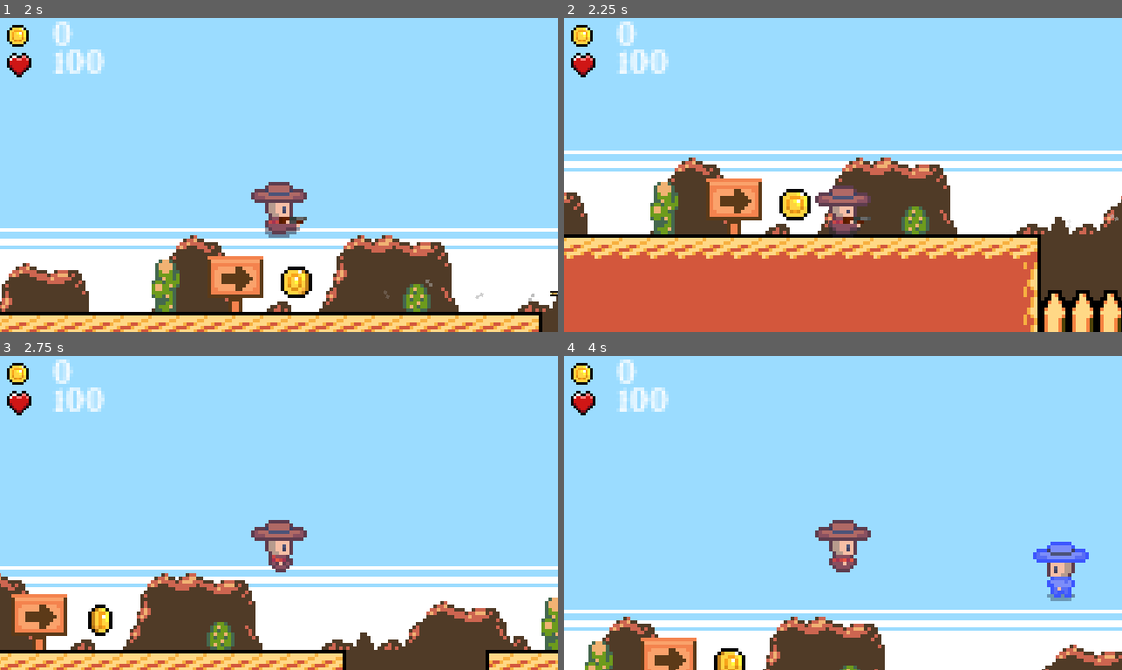
Above: before the commit, frames 1-4 (two rows, left to right).
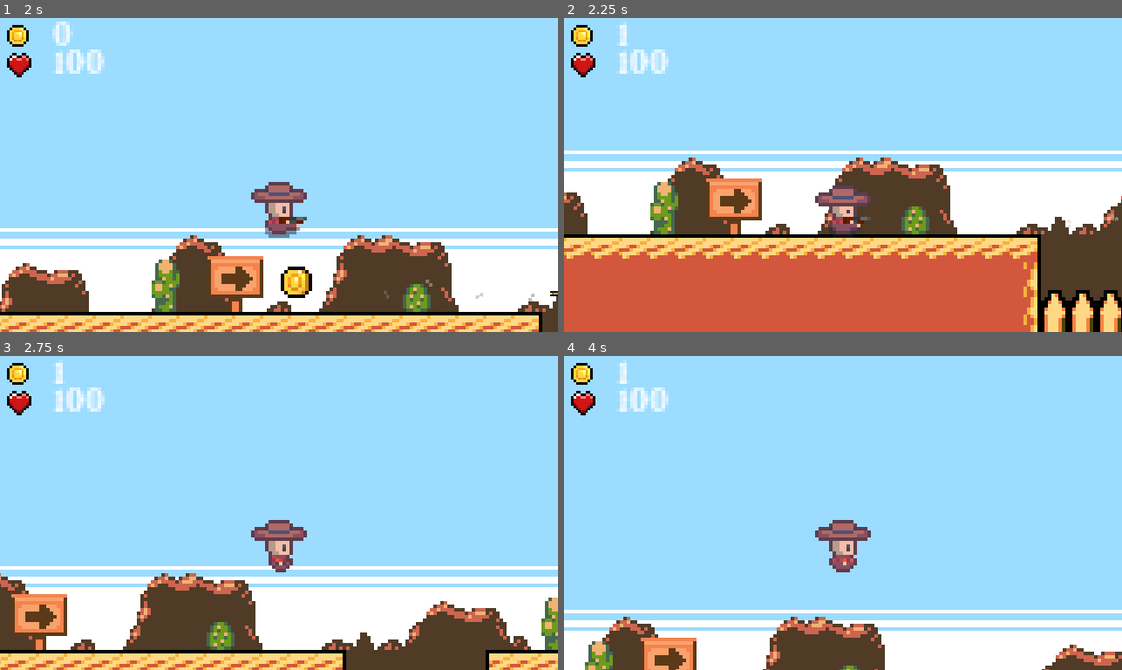
Above: after the commit, the same moments.

Repository: iltusing/hoohacks26
Game: Godot game, scene res://scenes/title.tscn
The game is run twice, just before and just after one commit, with the same random seed, the same clock (stepped at 60 frames per second) and the same inputs. Sound files missing from this copy of the repository are replaced by a short silence.
Inputs:
- Up to frame 1 (2 s): click "PLAY" at 0.5 s; hold D (move_right) from 1.28 s (still down); tap Space (shoot) at 1.35 s; tap W (jump) at 1.52 s
- Up to frame 2 (2.25 s): keep holding D (move_right); tap Space (shoot) at 2.1 s
- Up to frame 3 (2.75 s): keep holding D (move_right); tap W (jump) at 2.27 s
- Up to frame 4 (4 s): release D (move_right) at 2.78 s; hold A (move_left) 2.78-3.53 s; tap Space (shoot) at 2.85, 3.6 s; hold D (move_right) from 3.53 s (still down); tap W (jump) at 3.77 s

Frame 1 is identical in both runs. In frame 2, 0.6% of the frame differs, in the area x 9-45%, y 1-65%; in frame 3, 0.5%; in frame 4, 1.6%, in the area x 9-95%, y 1-100%.

Commit message:
Fix several enemy issues

Diff:
--- a/wild-west-game/scenes/killzone.tscn
+++ b/wild-west-game/scenes/killzone.tscn
@@ -3,7 +3,7 @@
 [ext_resource type="Script" uid="uid://bgv0lsgcwv8km" path="res://scripts/killzone.gd" id="1_xlapc"]
 
 [node name="Killzone" type="Area2D" unique_id=155024343]
-collision_mask = 4
+collision_mask = 12
 script = ExtResource("1_xlapc")
 
 [node name="Timer" type="Timer" parent="." unique_id=587728414]
--- a/wild-west-game/scenes/main.tscn
+++ b/wild-west-game/scenes/main.tscn
@@ -2662,6 +2662,10 @@
 
 [node name="Coin" parent="." unique_id=1674890837 instance=ExtResource("11_ya4ey")]
 position = Vector2(58, -8)
-
-[node name="CharacterBody2D" parent="." unique_id=1724629270 instance=ExtResource("12_eb6dy")]
+collision_layer = 4
+collision_mask = 5
+
+[node name="Enemy1" parent="." unique_id=1724629270 instance=ExtResource("12_eb6dy")]
 position = Vector2(303, -80)
+
+[connection signal="body_entered" from="Killzone" to="Enemy1" method="_on_killzone_body_entered"]
--- a/wild-west-game/scripts/enemy.gd
+++ b/wild-west-game/scripts/enemy.gd
@@ -1,14 +1,15 @@
 extends CharacterBody2D
 
-@export var walk_speed: float = 35.0
-@export var chase_speed: float = 65.0
+@export var walk_speed: float = 37.5
+@export var chase_speed: float = 37.5
 @export var jump_velocity: float = -220.0
 @export var gravity: float = 900.0
-@export var aggro_distance: float = 140.0
+@export var aggro_distance: float = 50.0
 @export var shoot_interval: float = 1.4
 @export var wander_interval_min: float = 0.8
 @export var wander_interval_max: float = 2.2
 @export var jump_height_threshold: float = 12.0
+@export var stop_distance: float = 18.0
 
 const BULLET_SCENE := preload("res://scenes/bullet.tscn")
 const BULLET_SPAWN_OFFSET := Vector2(10.0, 1.0)
@@ -75,12 +76,17 @@
 		velocity.x = 0.0
 		return
 
-	var direction_to_player: float = sign(player.global_position.x - global_position.x)
+	var x_distance_to_player: float = player.global_position.x - global_position.x
+	var direction_to_player: float = sign(x_distance_to_player)
 	if is_zero_approx(direction_to_player):
 		direction_to_player = 1.0
 
-	velocity.x = direction_to_player * chase_speed
-	_update_facing()
+	if absf(x_distance_to_player) <= stop_distance:
+		velocity.x = 0.0
+	else:
+		velocity.x = direction_to_player * chase_speed
+
+	_update_facing(direction_to_player)
 
 	if is_on_floor() and player.global_position.y < global_position.y - jump_height_threshold:
 		velocity.y = jump_velocity
@@ -119,8 +125,12 @@
 	bullet.scale.x = absf(bullet.scale.x) * bullet_direction
 	get_tree().current_scene.add_child(bullet)
 
-func _update_facing() -> void:
-	if velocity.x > 0:
+func _update_facing(direction_hint: float = 0.0) -> void:
+	if direction_hint > 0.0:
+		animated_sprite_2d.flip_h = false
+	elif direction_hint < 0.0:
+		animated_sprite_2d.flip_h = true
+	elif velocity.x > 0:
 		animated_sprite_2d.flip_h = false
 	elif velocity.x < 0:
 		animated_sprite_2d.flip_h = true
@@ -131,8 +141,6 @@
 		animated_sprite_2d.play("reload")
 	elif animated_sprite_2d.animation == "reload" and action_state == ActionState.RELOADING:
 		action_state = ActionState.NONE
-	elif animated_sprite_2d.animation == "die" and action_state == ActionState.DYING:
-		queue_free()
 
 func die() -> void:
 	if is_dead:
@@ -142,3 +150,8 @@
 	action_state = ActionState.DYING
 	velocity = Vector2.ZERO
 	animated_sprite_2d.play("die")
+
+
+func _on_killzone_body_entered(body: Node2D) -> void:
+	if body == self:
+		die()
--- a/wild-west-game/scripts/killzone.gd
+++ b/wild-west-game/scripts/killzone.gd
@@ -8,8 +8,9 @@
 	if body.has_method("die"):
 		body.die()
 
-	Engine.time_scale = 0.5
-	timer.start()
+	if body.is_in_group("player"):
+		Engine.time_scale = 0.5
+		timer.start()
 
 
 func _on_timer_timeout() -> void:
